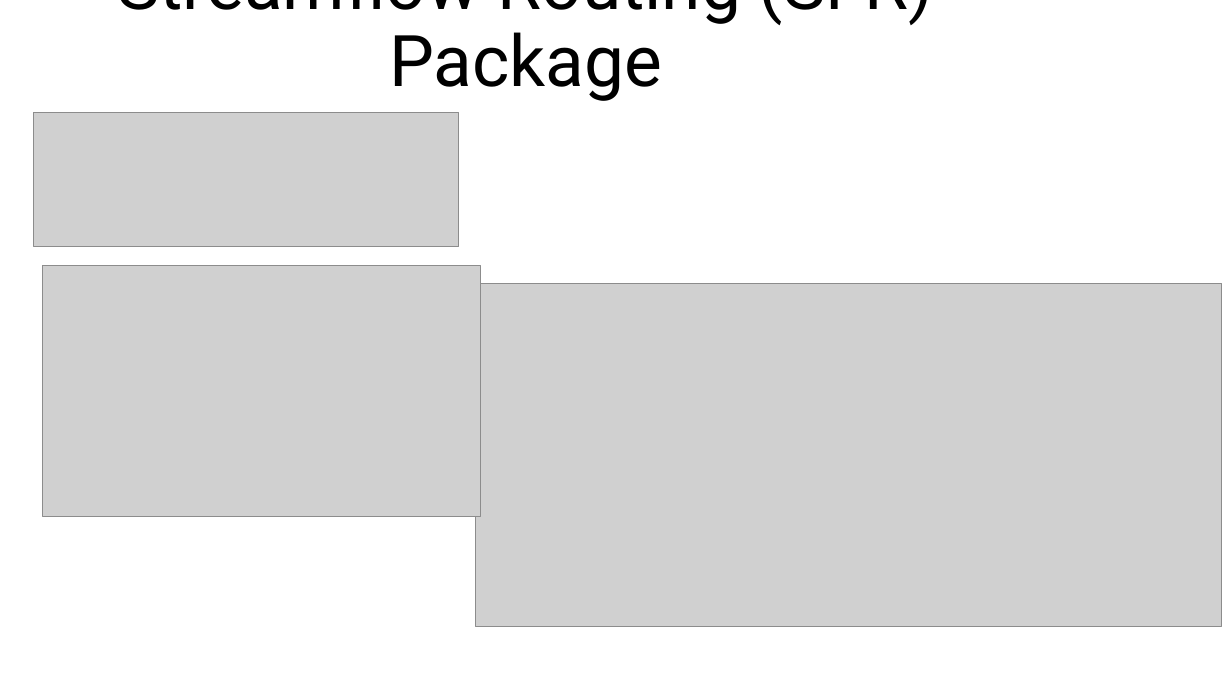
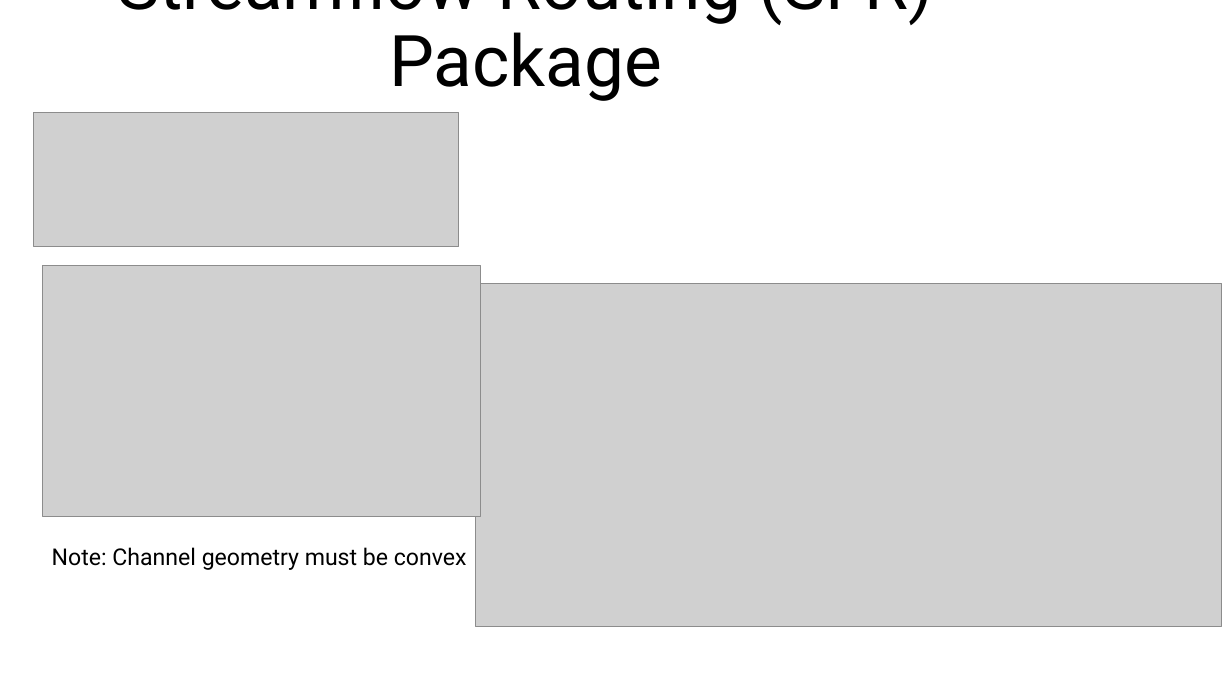
Before and after one commit to jlarsen-usgs/CWEMF-advanced-modflow, a slide deck: slide 13 of presentations/Advanced_Packages.pptx (slide 11 before the commit). Drawn at 1232x693 pixels with LibreOffice and Linux fonts; fonts in the diff are those of the drawing; grey boxes stand for pictures. Boxes give left, top, right and bottom in pixels: in the first picture for what was removed or moved away, otherwise in the second. Text is boxed around its words. In the diff, an @@ line names an element or a change of style, - is before the commit and + after.

```diff
--- a/presentations/Advanced_Packages.pptx
+++ b/presentations/Advanced_Packages.pptx
@@ text added at (52, 547, 467, 570), 18 pt, text #000000 @@
+Note: Channel geometry must be convex
```
Also in this commit, not shown: 6 other slides changed, 3 slides added, 1 slide removed.
